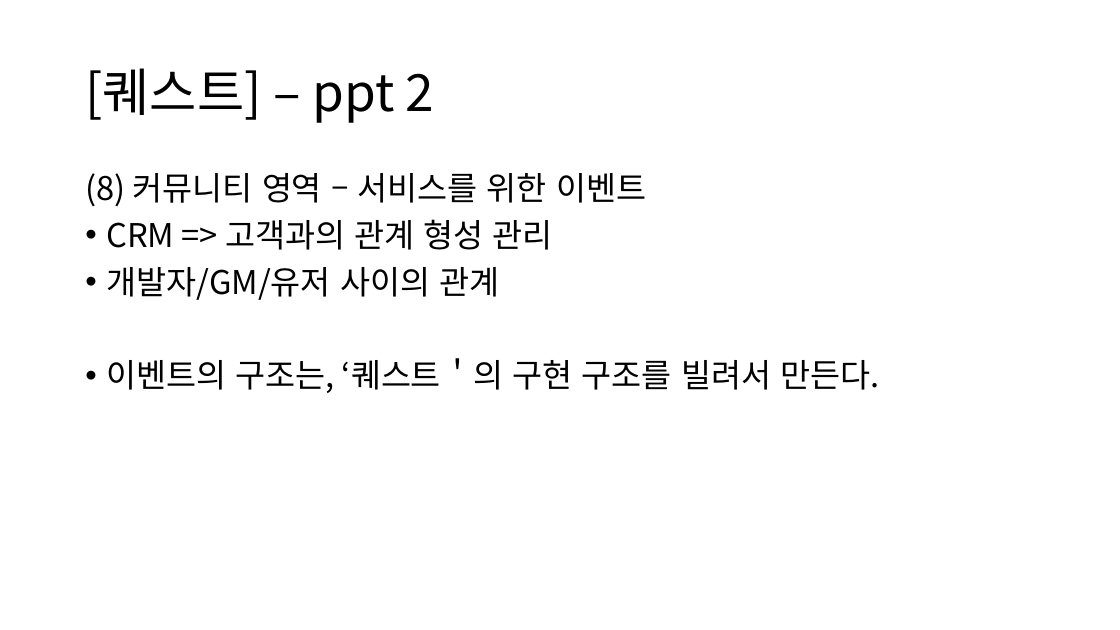
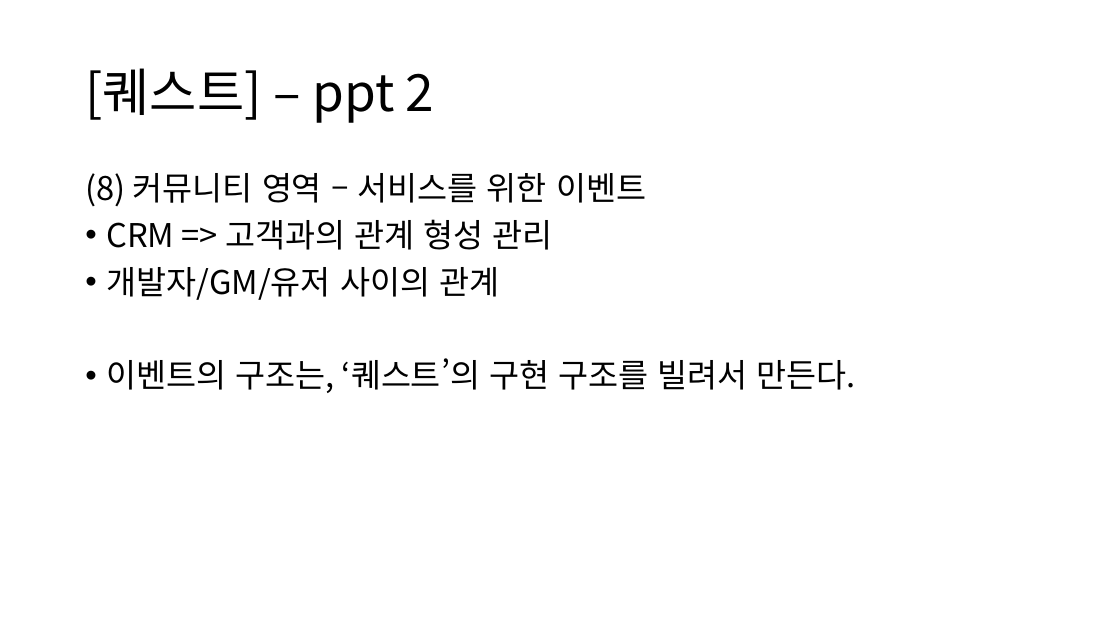
Before and after one commit to ysooj/Gihoek_6, a slide deck: slide 26 of (6.19) 퀘스트의 조건.pptx. Drawn at 1120x630 pixels with LibreOffice and Linux fonts; fonts in the diff are those of the drawing. Boxes give left, top, right and bottom in pixels: in the first picture for what was removed or moved away, otherwise in the second. Text is boxed around its words. In the diff, an @@ line names an element or a change of style, - is before the commit and + after.

Commit message:
(6.23) 퀘스트의 조건 3~5

```diff
--- a/(6.19) 퀘스트의 조건.pptx
+++ b/(6.19) 퀘스트의 조건.pptx
@@ text at (x1=106, y1=358, x2=856, y2=393): text changed @@
-• 이벤트의 구조는, ‘퀘스트＇의 구현 구조를 빌려서 만든다.
+• 이벤트의 구조는, ‘퀘스트’의 구현 구조를 빌려서 만든다.
```
Also in this commit, not shown: 1 other slide changed, 2 other files.
